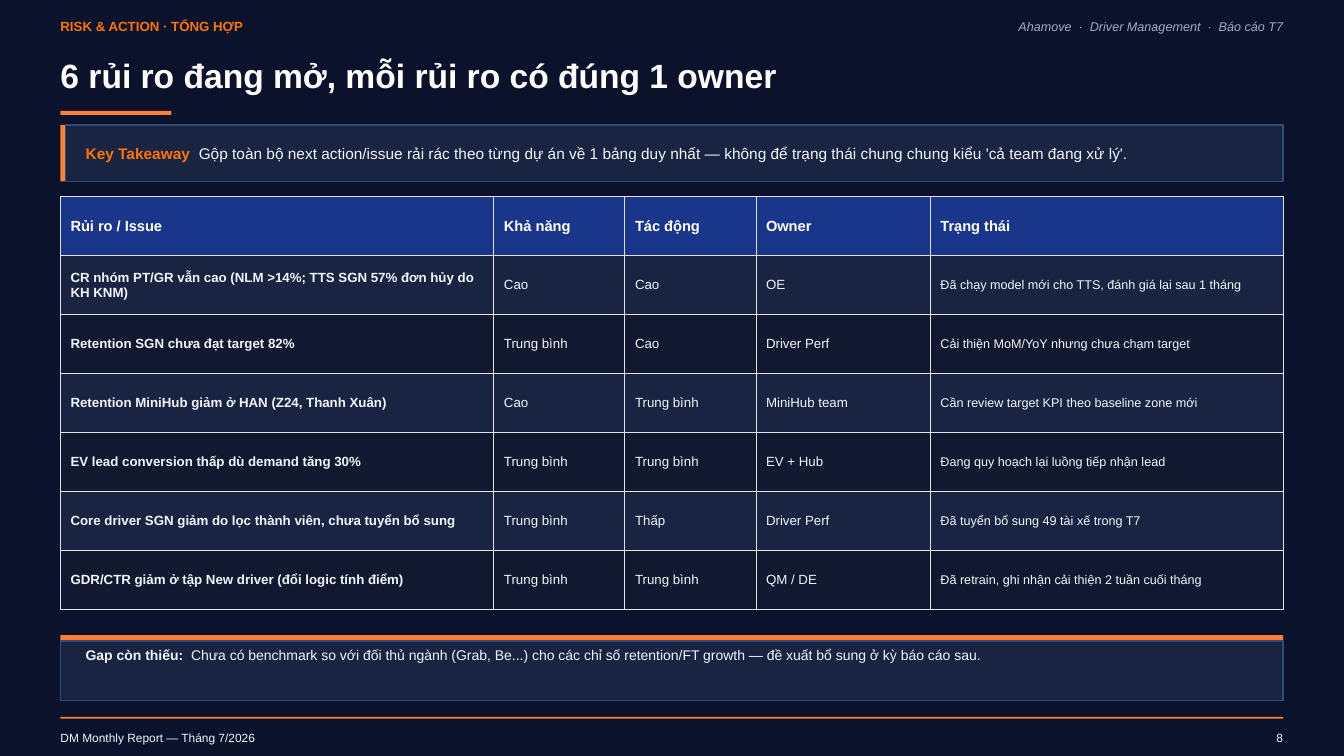
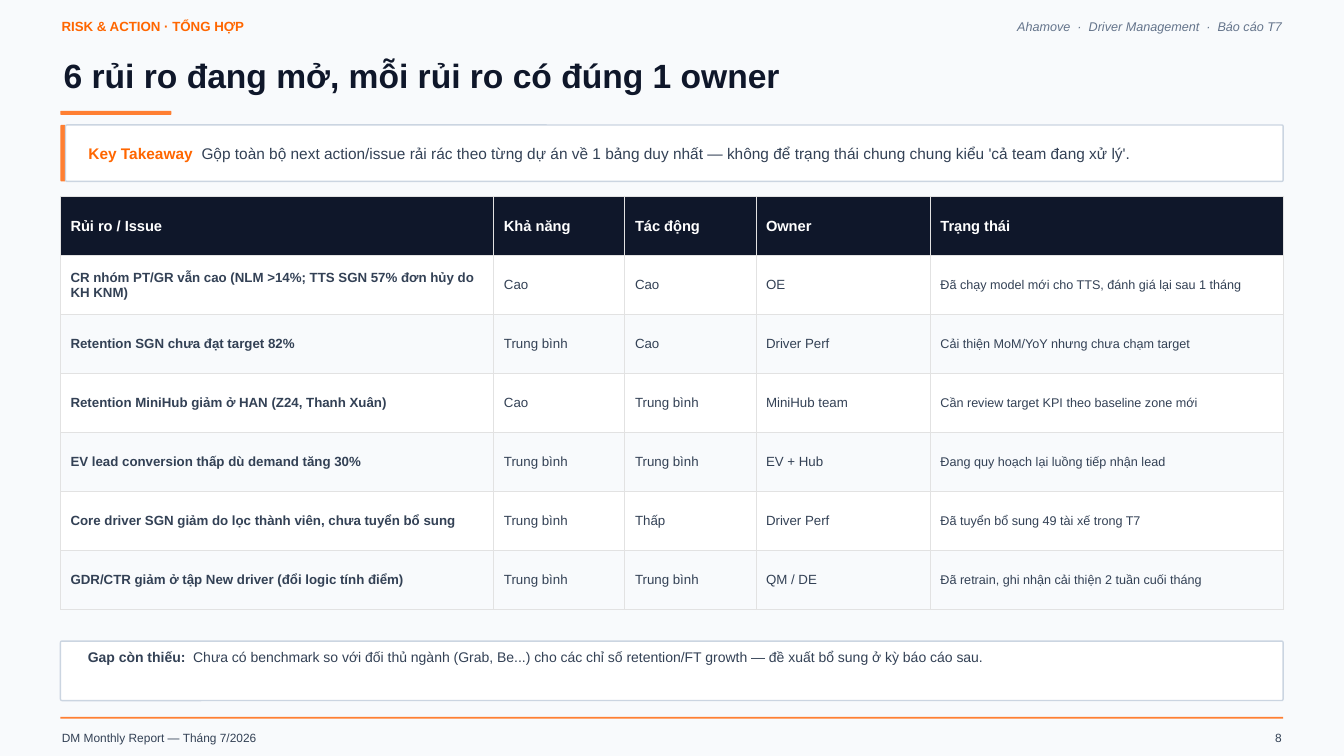
Before and after one commit to Khanhsnef/pulucowork, a slide deck: slide 9 of Data sources/BaoCao_ThangDM_T7_Core_v7_1.pptx. Drawn at 1344x756 pixels with LibreOffice and Linux fonts; fonts in the diff are those of the drawing. Boxes give left, top, right and bottom in pixels: in the first picture for what was removed or moved away, otherwise in the second. Text is boxed around its words. In the diff, an @@ line names an element or a change of style, - is before the commit and + after.

```diff
--- a/Data sources/BaoCao_ThangDM_T7_Core_v7_1.pptx
+++ b/Data sources/BaoCao_ThangDM_T7_Core_v7_1.pptx
@@ background #0B132C to #F8FAFC @@
@@ text "RISK & ACTION · TỔNG ..." at (62,20,244,34): text colour #FF7300 to #FF6600 @@
@@ text "Ahamove · Driver Management · ..." at (1017,21,1282,34): text colour #A0AEC0 to #64748B @@
@@ text "6 rủi ro đang mở, ..." at (64,61,780,95): text colour #FFFFFF to #0F172A @@
@@ rounded rectangle at (60,111,171,115): rectangle to rounded rectangle @@
@@ rounded rectangle at (60,125,66,181): rectangle to rounded rectangle @@
@@ rounded rectangle at (66,125,1284,181): rectangle to rounded rectangle; fill #182442 to #FFFFFF; outline #324B78 1 pt to #CBD5E1 1 pt @@
@@ rounded rectangle "Key Takeaway Gộp toàn bộ ...": place and size @@
-rounded rectangle "Key Takeaway Gộp toàn bộ ..." at (86,146,1127,162)
+rounded rectangle "Key Takeaway Gộp toàn bộ ..." at (86,125,1255,181)
@@ rounded rectangle "Key Takeaway Gộp toàn bộ ..." at (86,125,1255,181): text colour #FF7300 to #FF6600 in "Key Takeaway"; text colour #F1F5F9 to #334155 @@
@@ table at (60,197,1284,610) @@
@@ fill #1A368A to #0F172A in row 1 @@
@@ fill #182442 to #FFFFFF in 15 cells @@
@@ fill #101930 to #F8FAFC in 15 cells @@
@@ text colour #F1F5F9 to #334155 @@
@@ rounded rectangle at (60,641,1284,701): rectangle to rounded rectangle; fill #182442 to #FFFFFF; outline #324B78 1 pt to #CBD5E1 1 pt @@
@@ rectangle removed at (60,635,1284,641) @@
@@ text colour #F1F5F9 to #334155 in 3 elements at (88,651,983,665), (62,733,256,745), (1275,733,1282,742) @@
```
Also in this commit, not shown: 10 other slides changed, 28 other files.
